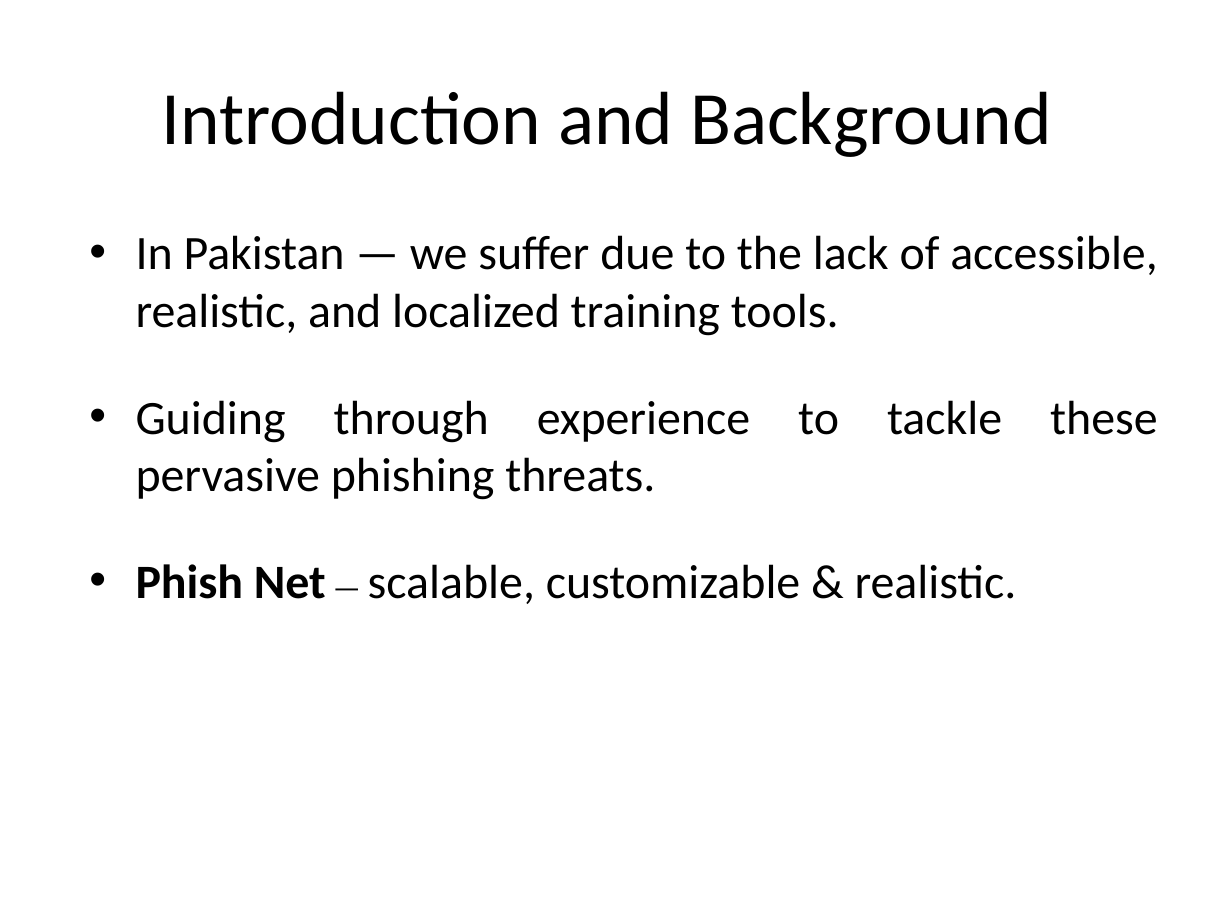
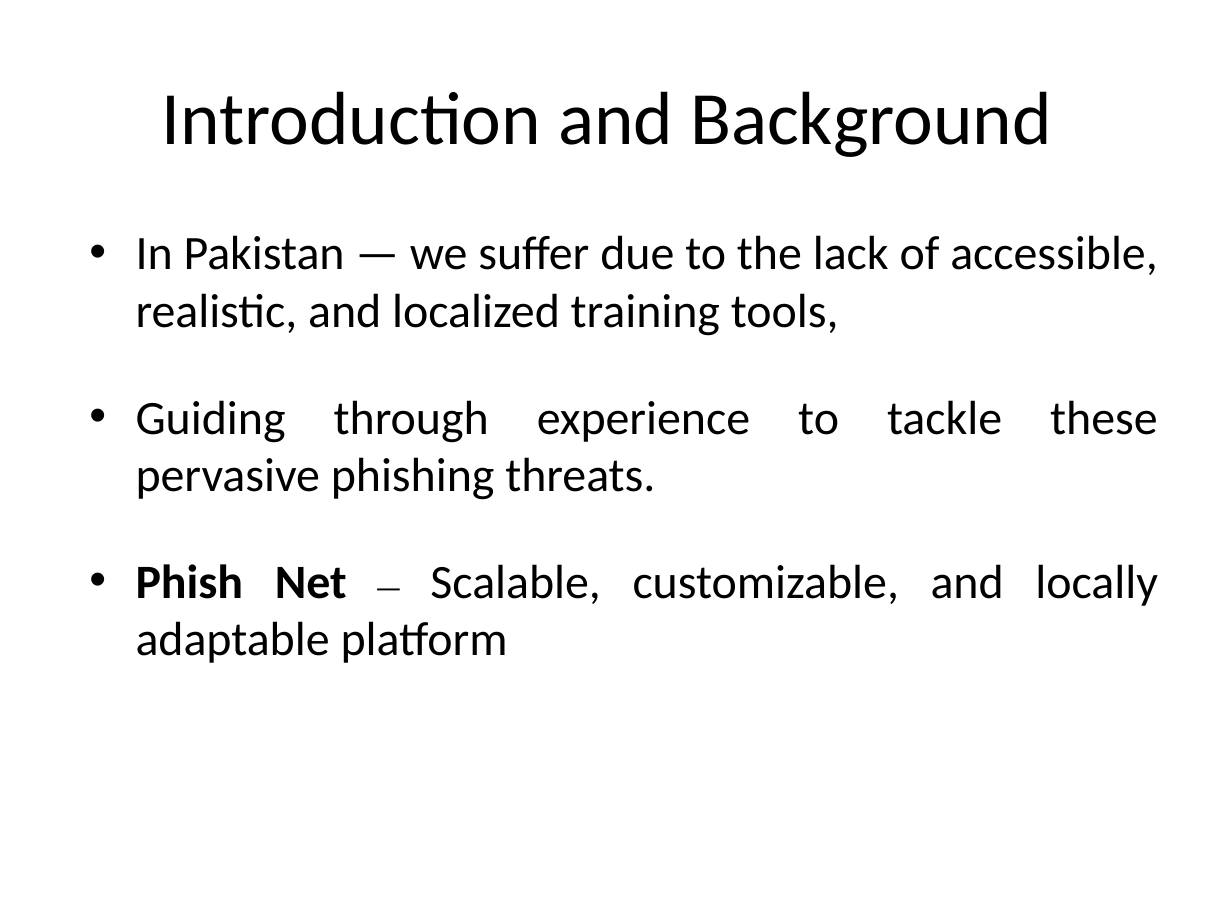
Before and after one commit to xhani890/PhishNet, a slide deck: slide 6 of Documentation/Templates/Template #7/Template #7 - Final Project Presentation - 8.0.pptx. Drawn at 1232x924 pixels with LibreOffice and Linux fonts; fonts in the diff are those of the drawing; background and template pictures are left out. Boxes give left, top, right and bottom in pixels: in the first picture for what was removed or moved away, otherwise in the second. Text is boxed around its words. In the diff, an @@ line names an element or a change of style, - is before the commit and + after.

```diff
--- a/Documentation/Templates/Template #7/Template #7 - Final Project Presentation - 8.0.pptx
+++ b/Documentation/Templates/Template #7/Template #7 - Final Project Presentation - 8.0.pptx
@@ text at [136, 235, 1157, 336]: text changed @@
-• In Pakistan — we suffer due to the lack of accessible, realistic, and localized training tools.
+• In Pakistan — we suffer due to the lack of accessible, realistic, and localized training tools,
@@ text at [136, 564, 1158, 663]: text changed @@
-• Phish Net — scalable, customizable & realistic.
+• Phish Net — Scalable, customizable, and locally adaptable platform
```
Also in this commit, not shown: 29 other slides changed, 1 slide added, 4 slides removed.
